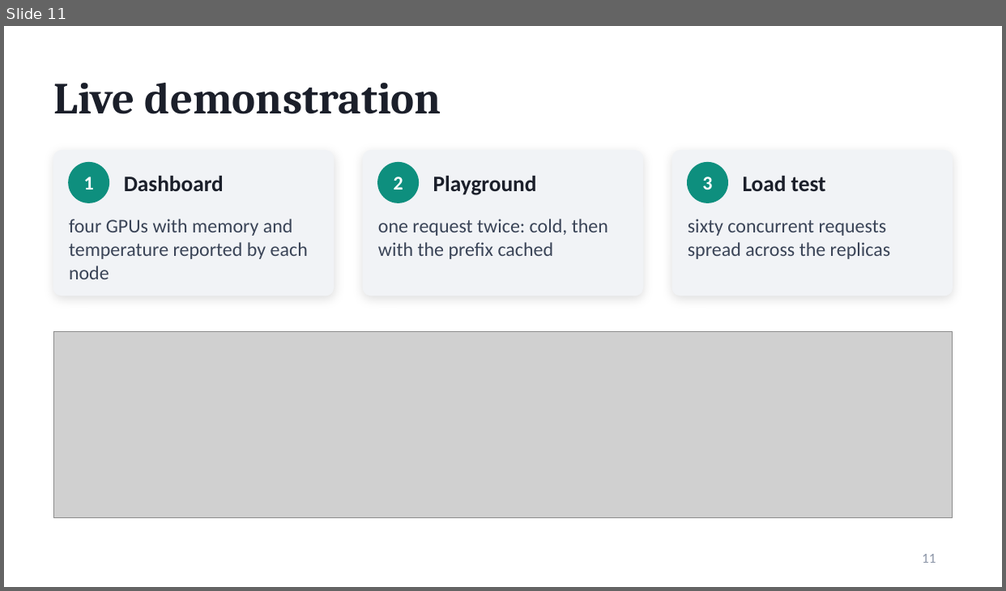
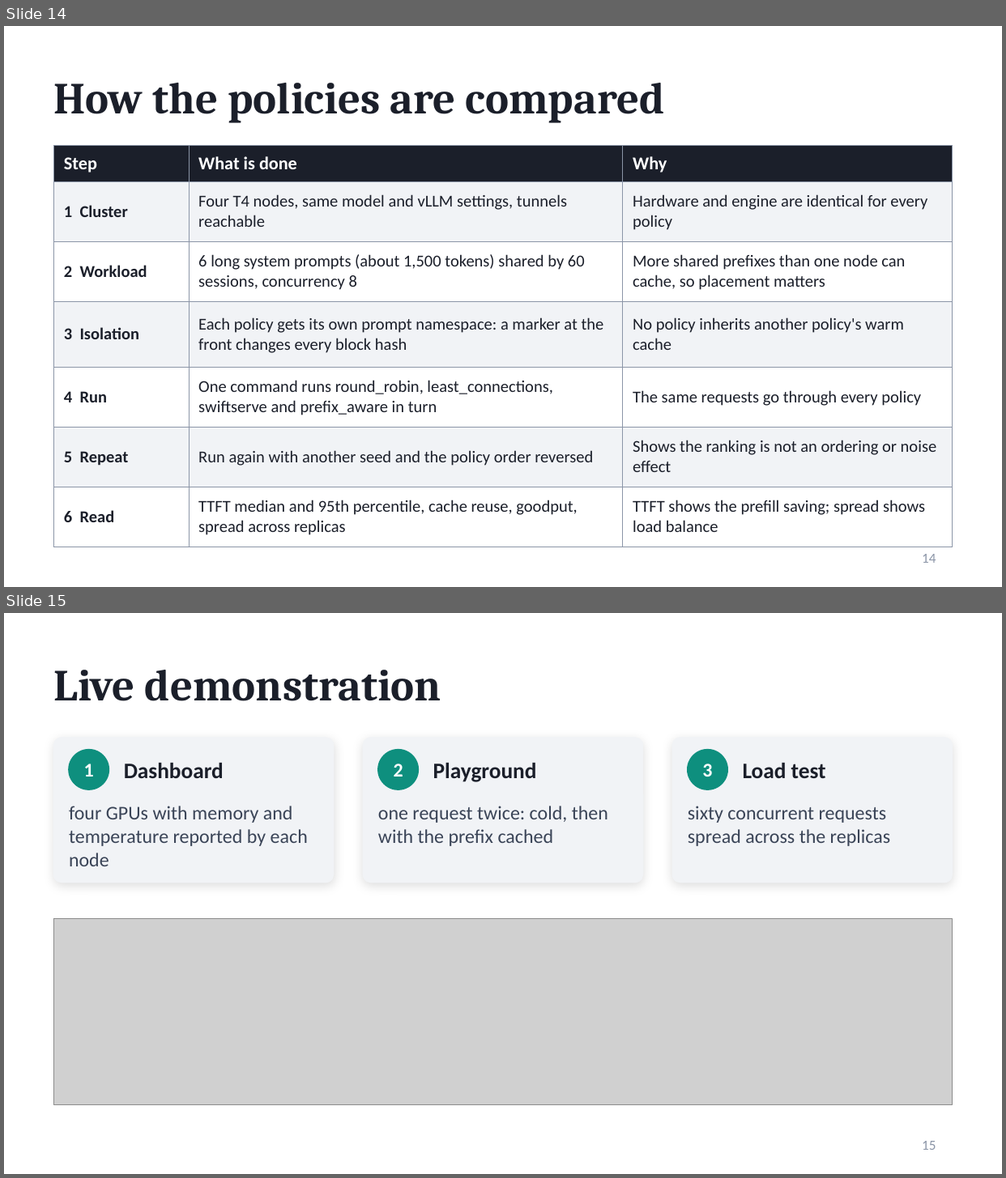
Before and after one commit to Akshataram/distrouter, a slide deck: docs/presentation/SwiftServe_Presentation.pptx. Shown one above the other, each under a label of ours: slide 11 before the commit, slides 14 and 15 after it. The pictures are 1006x591 and 1006x1178 pixels, drawn with LibreOffice and Linux fonts; fonts in the diff are those of the drawing; grey boxes stand for pictures. Boxes give left, top, right and bottom in pixels: in the first picture for what was removed or moved away, otherwise in the second. Text is boxed around its words. In the diff, an @@ line names an element or a change of style, - is before the commit and + after.

```diff
--- a/docs/presentation/SwiftServe_Presentation.pptx
+++ b/docs/presentation/SwiftServe_Presentation.pptx
@@ slide 14 added at [4, 26, 1002, 587], background #FFFFFF @@
@@ title added at [54, 83, 665, 123], 32 pt, text #1B1F2A, bold @@
+How the policies are compared
@@ table added at [54, 146, 952, 539], 7 rows, 3 columns @@
+Step | What is done | Why
+1 Cluster | Four T4 nodes, same model and vLLM settings, tunnels reachable | Hardware and engine are identical for every policy
+2 Workload | 6 long system prompts (about 1,500 tokens) shared by 60 sessions, concurrency 8 | More shared prefixes than one node can cache, so placement matters
+3 Isolation | Each policy gets its own prompt namespace: a marker at the front changes every block hash | No policy inherits another policy's warm cache
+4 Run | One command runs round_robin, least_connections, swiftserve and prefix_aware in turn | The same requests go through every policy
+5 Repeat | Run again with another seed and the policy order reversed | Shows the ranking is not an ordering or noise effect
+6 Read | TTFT median and 95th percentile, cache reuse, goodput, spread across replicas | TTFT shows the prefill saving; spread shows load balance
@@ page number added at [922, 554, 936, 563], 10 pt, text #8B95A7 @@
+14
@@ what was slide 11 is now slide 15 @@
@@ page number at [922, 1141, 936, 1150]: text changed @@
-11
+15
```
Also in this commit, not shown: 11 slides changed, 4 other slides added, 1 slide removed, 4 other files.
